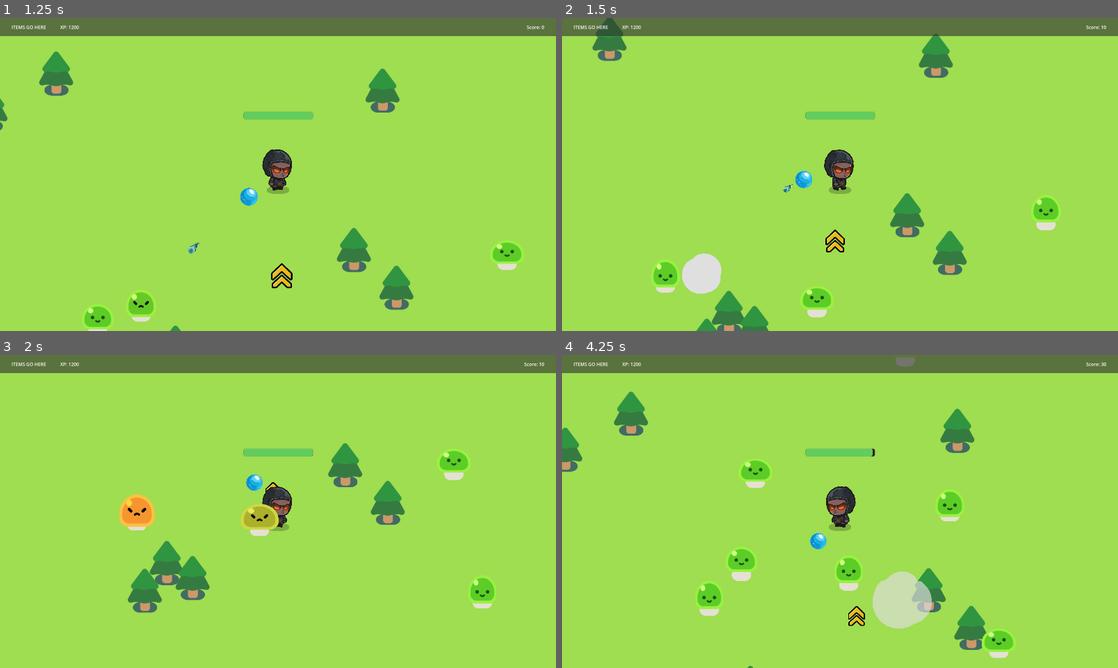
Above: before the commit, frames 1-4 (two rows, left to right).
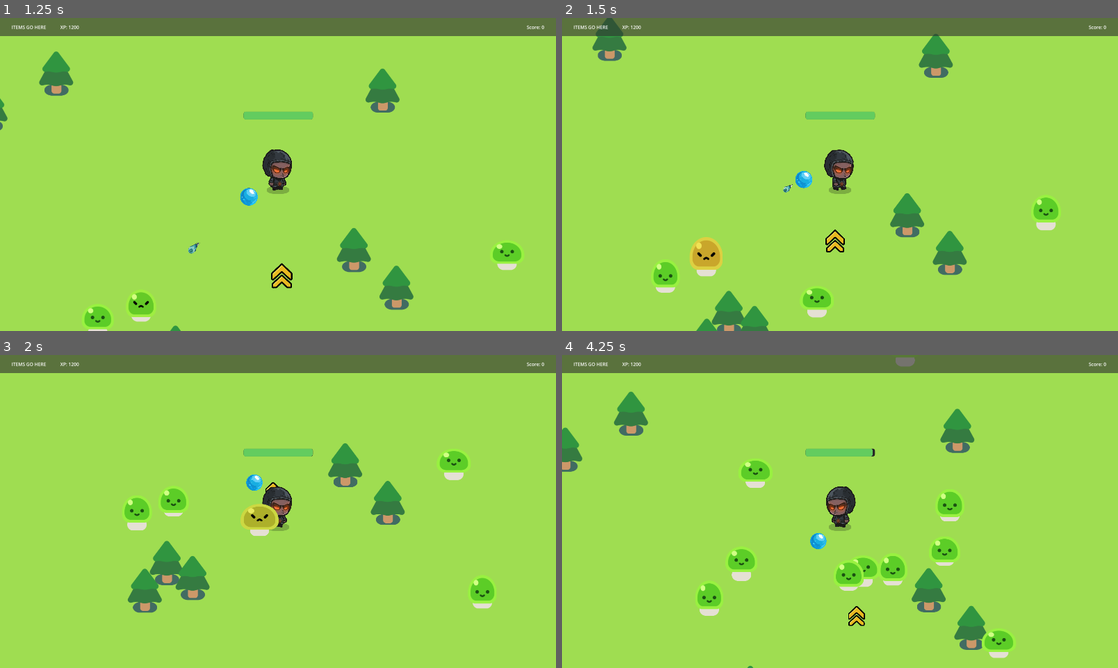
Above: after the commit, the same moments.

Repository: James-Christensen/survivors
Game: Godot game, scene res://Scenes/survivors_game.tscn
Two runs of this game, one before a commit and one after it. Both use one fixed random seed, a clock stepped at 60 frames per second and the inputs below.
Inputs:
- Up to frame 1 (1.25 s): hold D (move_right) from 0.53 s (still down)
- Up to frame 2 (1.5 s): release D (move_right) at 1.28 s; hold S (move_down) from 1.28 s (still down)
- Up to frame 3 (2 s): keep holding S (move_down)
- Up to frame 4 (4.25 s): release S (move_down) at 2.03 s; hold D (move_right) 2.03-2.78 s; hold W (move_up) 2.78-3.53 s; hold A (move_left) from 3.53 s (still down)

Frame 1 is identical in both runs. In frame 2, 1.0% of the frame differs, in the area x 21-98%, y 2-89%; in frame 3, 0.9%; in frame 4, 2.4%, in the area x 49-98%, y 2-88%.

Commit message:
fixed issue with game over bug

Diff:
--- a/2d-project-start/Scenes/game.gd
+++ b/2d-project-start/Scenes/game.gd
@@ -27,18 +27,13 @@
 
 
 func restart_game():
+	print("Called Restart Game")
 	GameManager.reset_game()
 	get_tree().reload_current_scene()
 
 func _on_play_again_button_pressed():
-	print("Button pressed!")
+	print("Play again button pressed!")
+
 	get_tree().paused = false
 	%PlayAgainButton.disabled = true
-
-	var tween = create_tween()
-	tween.tween_property(self, "modulate:a", 0.0, 0.3)
-	tween.tween_callback(restart_game)
-
-
-func _on_player_2_health_depleted() -> void:
-	pass # Replace with function body.
+	restart_game()
--- a/2d-project-start/Scenes/player/dark_oracle.gd
+++ b/2d-project-start/Scenes/player/dark_oracle.gd
@@ -37,4 +37,5 @@
 
 
 func _on_health_depleted() -> void:
+	print("Dark Oracle is Dead!")
 	pass # Replace with function body.
--- a/2d-project-start/Scenes/survivors_game.tscn
+++ b/2d-project-start/Scenes/survivors_game.tscn
@@ -180,8 +180,7 @@
 position = Vector2(433, 349)
 
 [connection signal="timeout" from="Timer" to="." method="_on_timer_timeout"]
-[connection signal="health_depleted" from="Player" to="." method="_on_player_2_health_depleted"]
-[connection signal="health_depleted" from="Player" to="Player" method="_on_health_depleted"]
+[connection signal="health_depleted" from="Player" to="." method="_on_player_health_depleted"]
 [connection signal="button_down" from="GameOver/ColorRect/VBoxContainer/PlayAgainButton" to="." method="_on_play_again_button_button_down"]
 [connection signal="button_up" from="GameOver/ColorRect/VBoxContainer/PlayAgainButton" to="." method="_on_play_again_button_button_up"]
 [connection signal="pressed" from="GameOver/ColorRect/VBoxContainer/PlayAgainButton" to="." method="_on_play_again_button_pressed"]
--- a/2d-project-start/State/GameManager.gd
+++ b/2d-project-start/State/GameManager.gd
@@ -10,7 +10,7 @@
 
 #PLayer info
 var health = 100.0
-var damage_amount = 1
+var damage_amount = 0
 var max_damage_amount = 3
 
 #Bullet
@@ -44,6 +44,8 @@
 	score_changed.emit(score)
 
 func reset_game():
+	print("GM reset game")
+
 	health = 100.0
 	reset_score()
 
